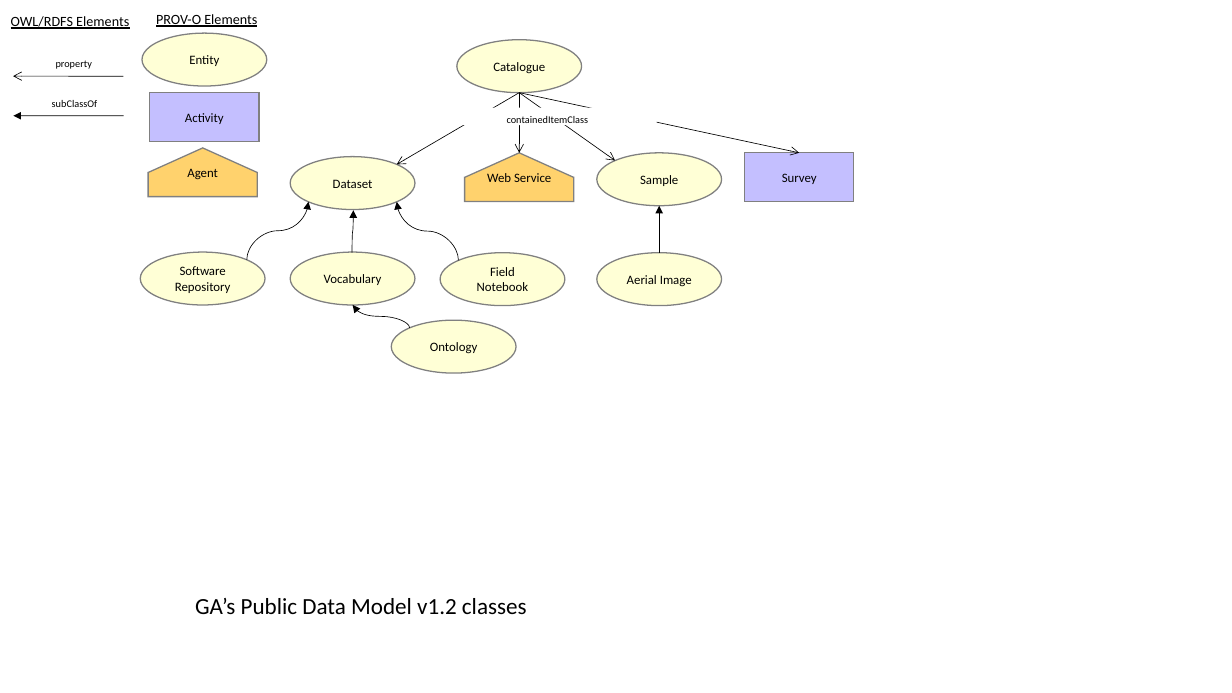
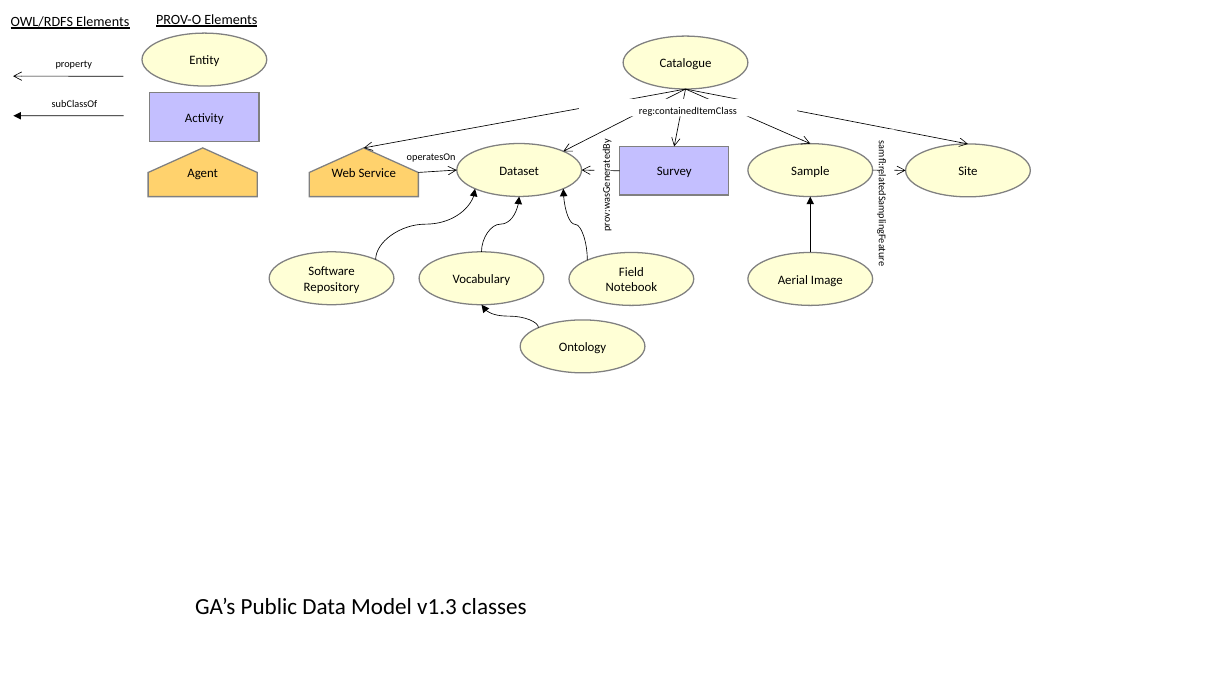
Before and after one commit to GeoscienceAustralia/pdm-ont, a slide deck: slide 8 of docs/Agenda Item 9A - The GAPDMs data type slides.pptx. Drawn at 1232x693 pixels with LibreOffice and Linux fonts; fonts in the diff are those of the drawing. Boxes give left, top, right and bottom in pixels: in the first picture for what was removed or moved away, otherwise in the second. Text is boxed around its words. In the diff, an @@ line names an element or a change of style, - is before the commit and + after.

Commit message:
added Site

```diff
--- a/docs/Agenda Item 9A - The GAPDMs data type slides.pptx
+++ b/docs/Agenda Item 9A - The GAPDMs data type slides.pptx
@@ ellipse "Catalogue": place and size @@
-ellipse "Catalogue" at [457, 40, 581, 92]
+ellipse "Catalogue" at [623, 36, 748, 89]
@@ arrow moved from (519, 92) - (519, 152) to (686, 89) - (364, 148) @@
@@ arrow moved from (519, 92) - (396, 165) to (686, 89) - (564, 152) @@
@@ arrow moved from (519, 92) - (799, 152) to (686, 89) - (675, 146) @@
@@ arrow moved from (519, 92) - (616, 161) to (686, 89) - (811, 143) @@
@@ arrow added from (686, 89) to (969, 144), #000000 0.5 pt @@
@@ text at [639, 107, 737, 117]: text changed @@
-containedItemClass
+reg:containedItemClass
@@ freeform shape "Web Service": place and size @@
-freeform shape "Web Service" at [465, 152, 574, 201]
+freeform shape "Web Service" at [310, 148, 419, 197]
@@ ellipse "Dataset": place and size @@
-ellipse "Dataset" at [290, 157, 415, 210]
+ellipse "Dataset" at [457, 143, 581, 196]
@@ rectangle added at [594, 140, 610, 231], fill #FFFFFF, 8 pt, text #000000 @@
+prov:wasGeneratedBy
@@ rectangle "Survey": place and size @@
-rectangle "Survey" at [745, 152, 854, 201]
+rectangle "Survey" at [620, 146, 729, 195]
@@ ellipse "Sample": place and size @@
-ellipse "Sample" at [597, 152, 722, 205]
+ellipse "Sample" at [748, 143, 872, 196]
@@ rectangle added at [879, 129, 894, 278], fill #FFFFFF, 8 pt, text #000000 @@
+samfl:relatedSamplingFeature
@@ ellipse added at [906, 144, 1031, 197], fill #FFFFD6, outline #808080 1 pt, 10 pt, text #000000 @@
+Site
@@ text added at [407, 153, 456, 162], 8 pt, text #000000 @@
+operatesOn
@@ arrow added from (419, 173) to (457, 170), #000000 0.5 pt @@
@@ arrow added from (620, 171) to (581, 170), #000000 0.5 pt @@
@@ arrow added from (872, 170) to (906, 170), #000000 0.5 pt @@
@@ curved arrow moved from (247, 260) - (309, 201) to (376, 260) - (475, 189) @@
@@ curved arrow moved from (352, 252) - (353, 211) to (482, 252) - (519, 197) @@
@@ curved arrow moved from (458, 261) - (396, 201) to (588, 261) - (564, 189) @@
@@ arrow moved from (659, 252) - (659, 206) to (811, 252) - (811, 197) @@
@@ ellipse "Aerial Image": place and size @@
-ellipse "Aerial Image" at [597, 252, 722, 305]
+ellipse "Aerial Image" at [748, 252, 872, 305]
@@ 4 ellipses, 1 curved arrow: place and size @@
-4 ellipses, 1 curved arrow at [140, 252, 565, 372]
+4 ellipses, 1 curved arrow at [269, 252, 694, 372]
@@ text at [195, 598, 527, 614]: text changed @@
-GA’s Public Data Model v1.2 classes
+GA’s Public Data Model v1.3 classes
```
Also in this commit, not shown: 3 other files.
